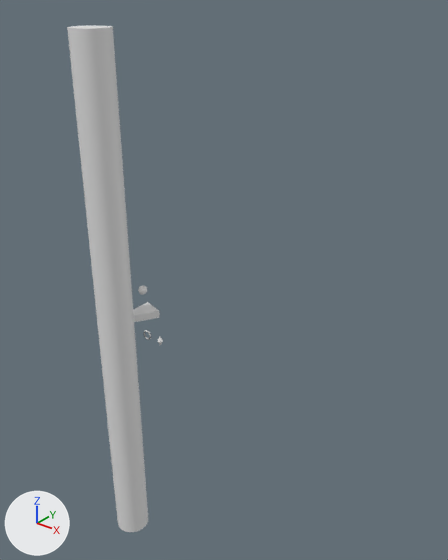
The FBX model Assets/Models/models.fbx: old version first, new version second.
Rendered twice from a 50 mm lens placed at (9.34, -7.85, 6.79), pointed at (2.43, 0.79, 1.43). Every picture has the same lights, and +X, +Y and +Z are marked at lower left. Where no turn or scale is listed for an object, it has been applied to the vertices. Vertices at the same position are counted once.

Objects in the first picture: 'PlatformPart2', 'Tube', 'Tube2'.
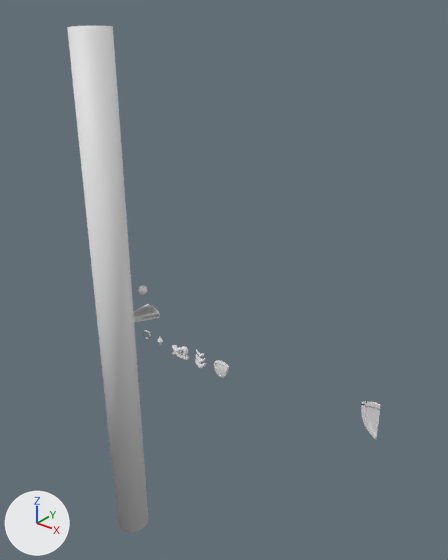
Pixel boxes [x1, y1, x2, y2] of what changed, in the pictures (448 x 560 px):
'Shield.001', added
    after: [361, 401, 381, 440]
'PlatformPart2', deleted
    before: [133, 302, 160, 319]
'Shield', added
    after: [214, 360, 229, 378]
'X2', added
    after: [172, 345, 189, 360]
'PlatformPart_1', added
    after: [134, 305, 159, 321]
'Nitro', added
    after: [195, 350, 206, 368]
'Tube2', deleted
    before: [76, 35, 145, 528]
part 1 of me_cylinder_001, shading changed
    both: [67, 25, 148, 532]

The change, as a diff of the scene's bpy script:
```diff
--- a/Assets/Models/models.fbx.py
+++ b/Assets/Models/models.fbx.py
@@ me_cylinder_001 @@
 me_cylinder_001.from_pydata(...)  # 496 vertices, 250 faces; spans x -0.4..0.4, y -0.4..0.4, z -6.01..6.01
 # used by ob_tube; location = (0.0, 0.0, 0.0)
+# me_cylinder_001 part 1: edges marked sharp go from 744 to 0
@@ me_circle_003 @@
+me_circle_003.from_pydata(...)  # 98 vertices, 80 faces; spans x 0.0..0.488, y 0.021..1.0, z -0.063..0.063
@@ me_plane @@
+me_plane.from_pydata(...)  # 504 vertices, 522 faces; spans x -0.133..0.133, y -0.042..0.042, z -0.204..0.177
@@ me_plane_005 @@
+me_plane_005.from_pydata(...)  # 300 vertices, 296 faces; spans x -0.159..0.159, y -0.04..0.046, z -0.208..0.147
@@ me_text @@
+me_text.from_pydata(...)  # 1010 vertices, 1103 faces; spans x -0.296..0.114, y -0.047..0.047, z -0.152..0.102
@@ me_plane_007 @@
+me_plane_007.from_pydata(...)  # 90 vertices, 75 faces; spans x -0.318..0.0, y -0.024..0.0, z -0.696..0.0
@@ ob_tube2 @@
-ob_tube2 = bpy.data.objects.new('Tube2', me_cylinder)
-ob_tube2.location = (0.0, 0.0, 0.0)
@@ ob_platformpart2 @@
-ob_platformpart2 = bpy.data.objects.new('PlatformPart2', me_circle)
-ob_platformpart2.location = (0.0, 0.0, 0.0)
@@ ob_platformpart_1 @@
+ob_platformpart_1 = bpy.data.objects.new('PlatformPart_1', me_circle_003)
+ob_platformpart_1.location = (0.0, 0.0, -0.06)
@@ ob_nitro @@
+ob_nitro = bpy.data.objects.new('Nitro', me_plane)
+ob_nitro.location = (2.46, 0.0, 0.0)
@@ ob_shield @@
+ob_shield = bpy.data.objects.new('Shield', me_plane_005)
+ob_shield.location = (2.99, 0.0, 0.0)
@@ ob_x2 @@
+ob_x2 = bpy.data.objects.new('X2', me_text)
+ob_x2.location = (2.01, 0.0, 0.0)
@@ ob_shield_001 @@
+ob_shield_001 = bpy.data.objects.new('Shield.001', me_plane_007)
+ob_shield_001.location = (6.26, 0.0, 0.69)
```
